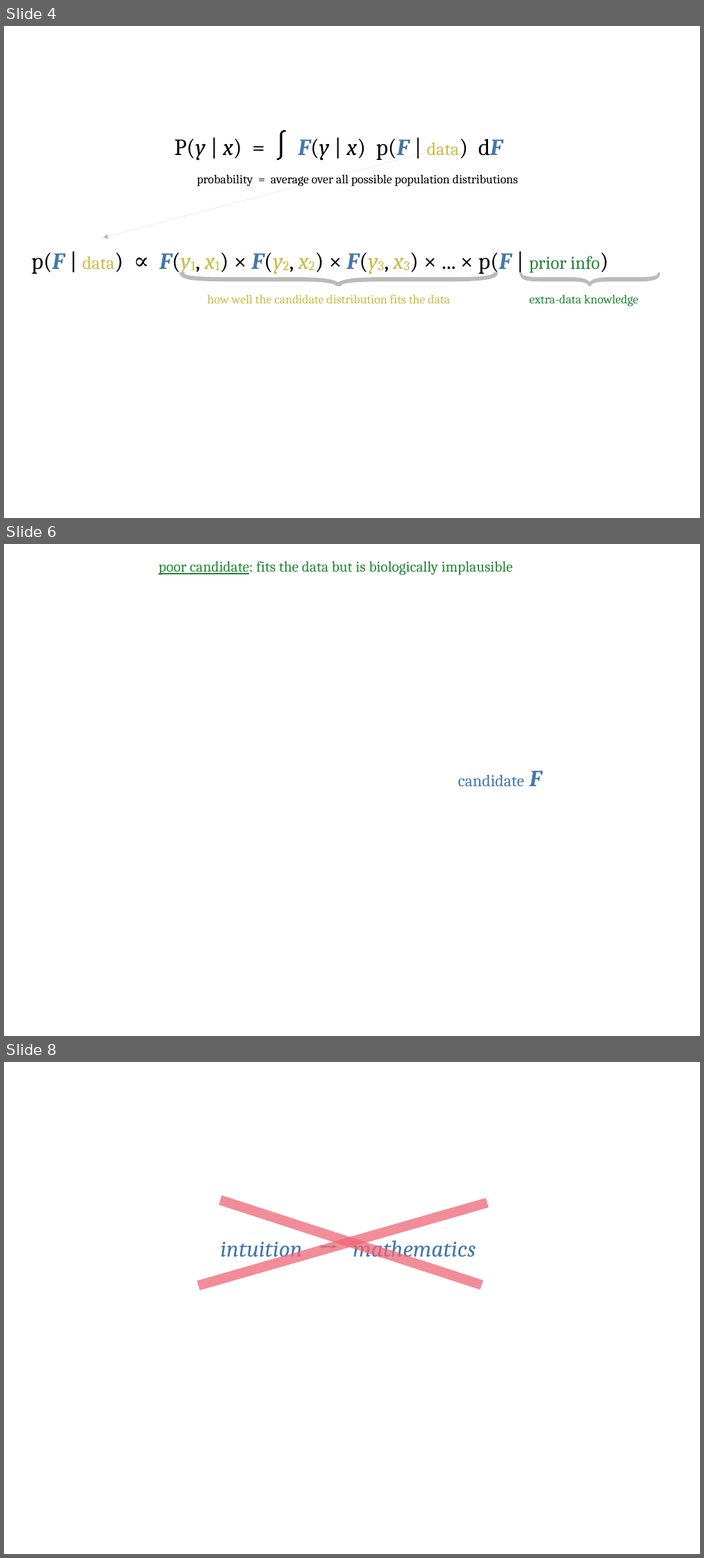
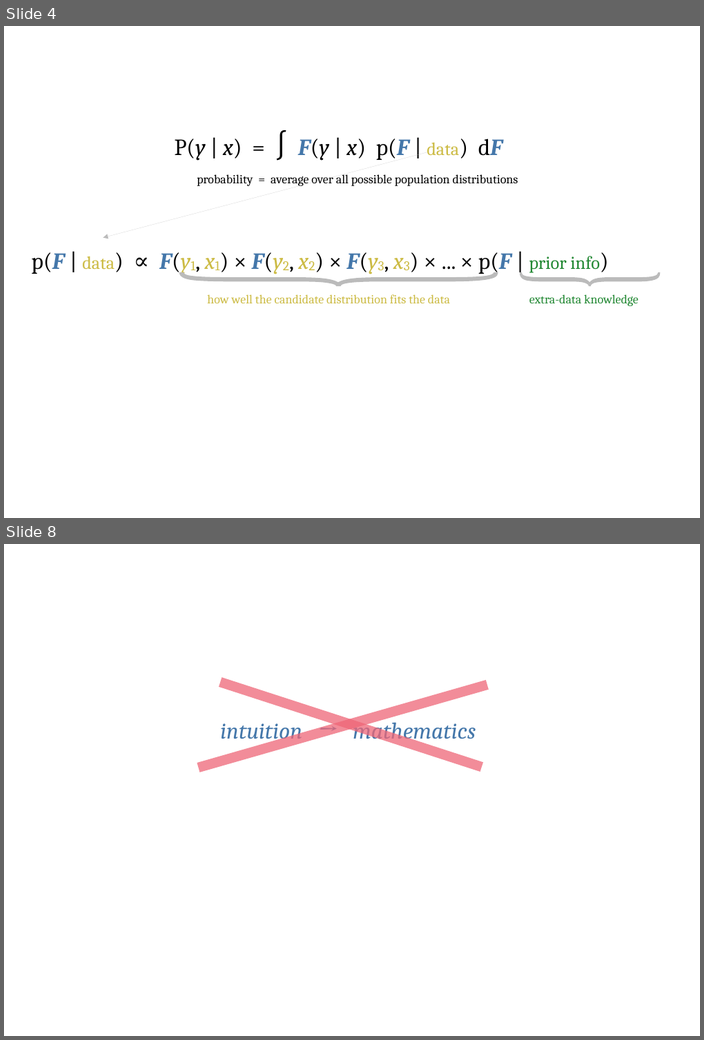
Before and after one commit to pglpm/ADBayes, a slide deck: luca-ADBayes_MMIV_talk/luca-ADBayes_MMIV_talk220113.odp. Shown one above the other, each under a label of ours: slides 4, 6 and 8 before the commit, slides 4 and 8 after it; the slides between them are not shown. The pictures are 704x1558 and 704x1040 pixels, drawn with LibreOffice and Linux fonts; fonts in the diff are those of the drawing; background and template pictures are left out. Boxes give left, top, right and bottom in pixels: in the first picture for what was removed or moved away, otherwise in the second. Text is boxed around its words. In the diff, an @@ line names an element or a change of style, - is before the commit and + after.

```diff
--- a/luca-ADBayes_MMIV_talk/luca-ADBayes_MMIV_talk220113.odp
+++ b/luca-ADBayes_MMIV_talk/luca-ADBayes_MMIV_talk220113.odp
@@ slide 6 removed at box(4, 544, 700, 1036), background picture (left out) @@
@@ text removed at box(159, 561, 513, 575) @@
-poor candidate: fits the data but is biologically implausible
@@ text removed at box(458, 770, 542, 786) @@
-candidate F
```
Also in this commit, not shown: 1 slide changed, 11 slides added, 1 other slide removed, 2 other files.
